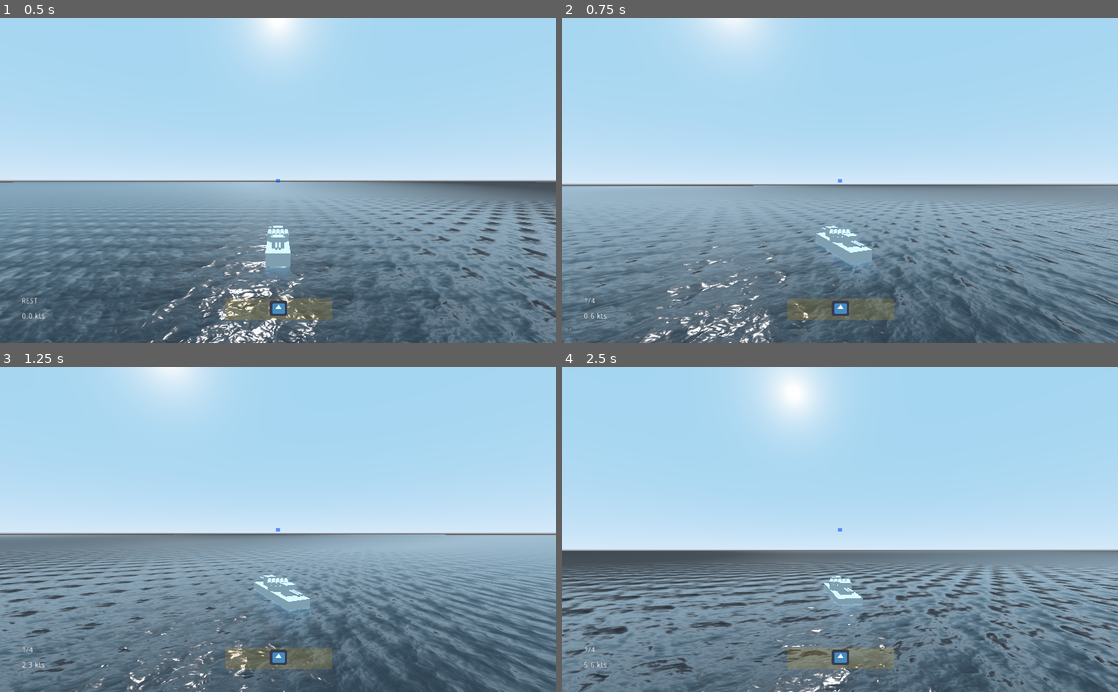
Above: before the commit, frames 1-4 (two rows, left to right).
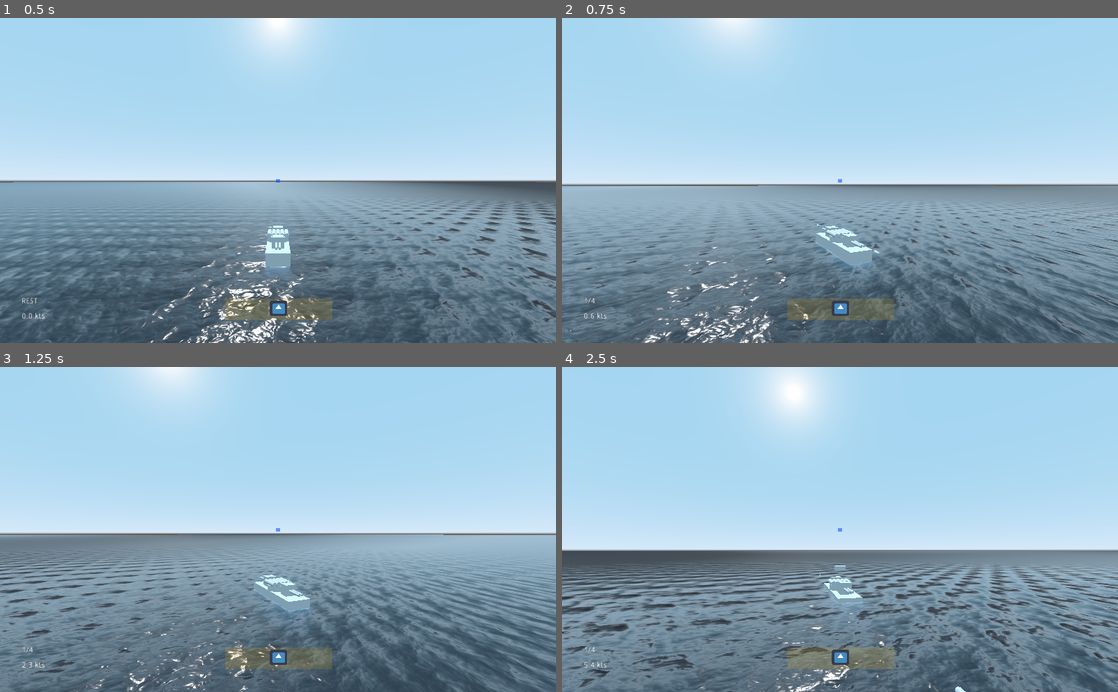
Above: after the commit, the same moments.

Repository: IndustrialDonut/IWARSHIPS
Game: Godot game, scene res://Map.tscn
The game is run twice, just before and just after one commit, with the same random seed, the same clock (stepped at 60 frames per second) and the same inputs. The engine's default icon, where the game draws it, is replaced by a stand-in: a white triangle on a blue panel in a dark square.
Inputs (mouse positions are in pixels of both pictures, inside the frame that each line leads up to):
- Up to frame 1 (0.5 s): no input
- Up to frame 2 (0.75 s): move the mouse to (867, 180) at 0.52 s; hold W (forward) from 0.53 s (still down); click (867, 180) at 0.6 s
- Up to frame 3 (1.25 s): keep holding W (forward)
- Up to frame 4 (2.5 s): keep holding W (forward); move the mouse to (812, 529) at 1.27 s; tap Ctrl (ctrl) at 1.35 s; click (812, 529) at 1.55 s; move the mouse to (851, 523) at 2.02 s; click (851, 523) at 2.1 s

Frame 1 is identical in both runs. In frame 2, 3.2% of the frame differs, in the area x 0-100%, y 51-100%; in frame 3, 1.9%; in frame 4, 14%, in the area x 0-100%, y 60-100%.

Commit message:
quick push

Diff:
--- a/Game/Globals/Enums.gd
+++ b/Game/Globals/Enums.gd
@@ -10,8 +10,7 @@
 
 
 enum ARM{
-	HE,
-	AP,
+	GUN,
 	TORP
 }
 
--- a/Game/ShipController.tscn
+++ b/Game/ShipController.tscn
@@ -19,10 +19,10 @@
 [node name="GH" type="Spatial" parent="."]
 
 [node name="GV" type="Spatial" parent="GH"]
-transform = Transform( 1, 0, 0, 0, 1, 0, 0, 0, 1, 0, 2, 0 )
+transform = Transform( 1, 0, 0, 0, 0.996195, 0.0871557, 0, -0.0871557, 0.996195, 0, 2, 0 )
 
 [node name="Camera" type="Camera" parent="GH/GV" groups=[
 "guncam",
 ]]
-transform = Transform( 1, 0, 0, 0, 0.996195, 0.0871557, 0, -0.0871557, 0.996195, 0, 0, 0 )
+transform = Transform( 1, 0, 0, 0, 1, 0, 0, 0, 1, 0, 0, 0 )
 far = 2698.3
--- a/Game/ShipHUD.tscn
+++ b/Game/ShipHUD.tscn
@@ -59,6 +59,18 @@
 margin_top = 11.3393
 margin_right = 40.315
 margin_bottom = 25.3393
+__meta__ = {
+"_edit_use_anchors_": false
+}
+
+[node name="tof" type="Label" parent="reticle"]
+margin_left = 55.6132
+margin_top = 10.7447
+margin_right = 95.6132
+margin_bottom = 24.7447
+__meta__ = {
+"_edit_use_anchors_": false
+}
 
 [node name="Till" type="Label" parent="."]
 anchor_top = 1.0
--- a/Game/Ships/ControlledDD.gd
+++ b/Game/Ships/ControlledDD.gd
@@ -12,7 +12,9 @@
 
 func _process(delta: float) -> void:
 	$CameraControl.global_transform.origin = $ShipRB.global_transform.origin
+
 	$Weapons.global_transform.origin = $ShipRB.global_transform.origin
+	$Weapons.rotation.y = $ShipRB.rotation.y # only rotate in the plane (vertical stabilization)
 
 
 func _on_ShipRB_HUD_data_changed(data, type) -> void:
@@ -22,3 +24,7 @@
 func _on_CameraControl_distance(dist) -> void:
 	$Weapons.set_distance(dist)
 	$HUD.set_distance(dist)
+
+
+func _on_CameraControl_targeted_point(point_global) -> void:
+	$TARGET.global_transform.origin = point_global
--- a/Game/Ships/ControlledDD.tscn
+++ b/Game/Ships/ControlledDD.tscn
@@ -7,13 +7,15 @@
 [ext_resource path="res://Ships/Weapons.gd" type="Script" id=5]
 [ext_resource path="res://ShipHUD.tscn" type="PackedScene" id=6]
 [ext_resource path="res://Ships/TorpLauncher.gd" type="Script" id=7]
-[ext_resource path="res://Ships/Guns.gd" type="Script" id=8]
+[ext_resource path="res://Ships/WeaponSlot.gd" type="Script" id=9]
 
 [sub_resource type="CylinderMesh" id=1]
 top_radius = 0.2
 bottom_radius = 0.2
 
 [sub_resource type="CylinderMesh" id=2]
+
+[sub_resource type="CubeMesh" id=3]
 
 [node name="ControlledDD" type="Spatial"]
 script = ExtResource( 4 )
@@ -25,54 +27,69 @@
 [node name="Weapons" type="Spatial" parent="."]
 script = ExtResource( 5 )
 
-[node name="Torps" type="Spatial" parent="Weapons"]
-transform = Transform( 1, 0, 0, 0, 1, 0, 0, 0, 1, 0, 1.67276, 0 )
+[node name="Slot1" type="Spatial" parent="Weapons"]
+transform = Transform( 1, 0, 0, 0, 1, 0, 0, 0, 1, 0, 1.35749, 2.36153 )
+script = ExtResource( 9 )
+
+[node name="TurretDouble2" parent="Weapons/Slot1" instance=ExtResource( 2 )]
+transform = Transform( -1, 0, -8.74228e-08, 0, 1, 0, 8.74228e-08, 0, -1, 0, 0.067301, -0.260658 )
+
+[node name="Slot2" type="Spatial" parent="Weapons"]
+transform = Transform( 1, 0, 0, 0, 1, 0, 0, 0, 1, 0, 1.63493, 0 )
+script = ExtResource( 9 )
+contained = 1
+
+[node name="Torps" type="Spatial" parent="Weapons/Slot2"]
+transform = Transform( 1, 0, 0, 0, 1, 0, 0, 0, 1, 0, 0.0378252, 0 )
 script = ExtResource( 7 )
 
-[node name="Tube1" type="MeshInstance" parent="Weapons/Torps"]
+[node name="Tube1" type="MeshInstance" parent="Weapons/Slot2/Torps"]
 transform = Transform( 1, 0, 0, 0, -4.37114e-08, 1, 0, -1, -4.37114e-08, 0, 0, 0 )
 mesh = SubResource( 1 )
 material/0 = null
 
-[node name="Tube2" type="MeshInstance" parent="Weapons/Torps"]
+[node name="Tube2" type="MeshInstance" parent="Weapons/Slot2/Torps"]
 transform = Transform( 1, 0, 0, 0, -4.37114e-08, 1, 0, -1, -4.37114e-08, -0.398493, 0, 0 )
 mesh = SubResource( 1 )
 material/0 = null
 
-[node name="Tube3" type="MeshInstance" parent="Weapons/Torps"]
+[node name="Tube3" type="MeshInstance" parent="Weapons/Slot2/Torps"]
 transform = Transform( 1, 0, 0, 0, -4.37114e-08, 1, 0, -1, -4.37114e-08, -0.805723, 0, 0 )
 mesh = SubResource( 1 )
 material/0 = null
 
-[node name="Tube4" type="MeshInstance" parent="Weapons/Torps"]
+[node name="Tube4" type="MeshInstance" parent="Weapons/Slot2/Torps"]
 transform = Transform( 1, 0, 0, 0, -4.37114e-08, 1, 0, -1, -4.37114e-08, 0.402337, 0, 0 )
 mesh = SubResource( 1 )
 material/0 = null
 
-[node name="Tube5" type="MeshInstance" parent="Weapons/Torps"]
+[node name="Tube5" type="MeshInstance" parent="Weapons/Slot2/Torps"]
 transform = Transform( 1, 0, 0, 0, -4.37114e-08, 1, 0, -1, -4.37114e-08, 0.809897, 0, 0 )
 mesh = SubResource( 1 )
 material/0 = null
 
-[node name="Mount" type="MeshInstance" parent="Weapons/Torps"]
+[node name="Mount" type="MeshInstance" parent="Weapons/Slot2/Torps"]
 transform = Transform( 1, 0, 0, 0, 1, 0, 0, 0, 1, 0, -1.18059, 0 )
 mesh = SubResource( 2 )
 material/0 = null
 
-[node name="Salvo" type="Timer" parent="Weapons/Torps"]
+[node name="Salvo" type="Timer" parent="Weapons/Slot2/Torps"]
 wait_time = 0.4
 
-[node name="Guns" type="Spatial" parent="Weapons"]
-script = ExtResource( 8 )
+[node name="Slot3" type="Spatial" parent="Weapons"]
+transform = Transform( 1, 0, 0, 0, 1, 0, 0, 0, 1, 0, 1.42765, -2.43997 )
+script = ExtResource( 9 )
 
-[node name="TurretDouble" parent="Weapons/Guns" instance=ExtResource( 2 )]
-transform = Transform( 1, 0, 0, 0, 1, 0, 0, 0, 1, 0, 1.42479, -2.00531 )
-
-[node name="TurretDouble2" parent="Weapons/Guns" instance=ExtResource( 2 )]
-transform = Transform( -1, 0, -8.74228e-08, 0, 1, 0, 8.74228e-08, 0, -1, 0, 1.42479, 2.10087 )
+[node name="TurretDouble" parent="Weapons/Slot3" instance=ExtResource( 2 )]
+transform = Transform( 1, 0, 0, 0, 1, 0, 0, 0, 1, 0, -0.00286043, 0.434656 )
 
 [node name="HUD" parent="." instance=ExtResource( 6 )]
 
+[node name="TARGET" type="MeshInstance" parent="."]
+mesh = SubResource( 3 )
+material/0 = null
+
 [connection signal="HUD_data_changed" from="ShipRB" to="." method="_on_ShipRB_HUD_data_changed"]
 [connection signal="distance" from="CameraControl" to="." method="_on_CameraControl_distance"]
-[connection signal="timeout" from="Weapons/Torps/Salvo" to="Weapons/Torps" method="_on_Salvo_timeout"]
+[connection signal="targeted_point" from="CameraControl" to="." method="_on_CameraControl_targeted_point"]
+[connection signal="timeout" from="Weapons/Slot2/Torps/Salvo" to="Weapons/Slot2/Torps" method="_on_Salvo_timeout"]
--- a/Game/Ships/Guns.gd
+++ b/Game/Ships/Guns.gd
@@ -1,25 +1 @@
 extends Spatial
-
-
-var muzzle_velocity = 800 # strictly the horizontal velocity, in m/s
-var _muzzle_velocity = muzzle_velocity * CONSTANTS.UNITS_PER_METER
-
-var _current_target_distance = 0
-
-func set_distance(dist):
-	_current_target_distance = dist
-
-
-func fire():
-	_fire_shell()
-
-
-func _fire_shell():
-	var shell = preload("res://Shell203JP.tscn").instance()
-	owner.add_child(shell)
-	shell.global_transform = global_transform
-	shell.linear_velocity = _muzzle_velocity * -shell.global_transform.basis.z
-	var h_time_half = (_current_target_distance / _muzzle_velocity) / 2.0
-	var v0 = h_time_half * 9.8
-
-	shell.linear_velocity.y += v0
--- a/Game/Ships/HUD.gd
+++ b/Game/Ships/HUD.gd
@@ -18,6 +18,7 @@
 
 		$reticle/range.text = Helper.decimal_place_string(a, 2) + " km"
 
+		$reticle/tof.text = "(not fully implemented) " + Helper.decimal_place_string(a / 0.8, 2) + " s" # if shell speed is 800m/s
 	else:
 
 		$reticle/range.text = ""
--- a/Game/Ships/ShipController.gd
+++ b/Game/Ships/ShipController.gd
@@ -1,12 +1,12 @@
 extends Spatial
 
-## Much more accurately named camera controller
+## Much more accurately named Camera Controller
 
-export var vertical_cam_speed := 0.1
+export var vertical_cam_speed := 0.08
 
 export var mouse_sens := 0.008
 
-export var max_range = 1000
+export var max_range := 1000.0
 
 onready var _max_h = tan(deg2rad(5)) * max_range # 5 is the value IN the gun camera
 
@@ -16,6 +16,7 @@
 
 signal distance(dist)
 
+signal targeted_point(point_global)
 
 func _input(event: InputEvent) -> void:
 	if event is InputEventMouseMotion:
@@ -62,17 +63,26 @@
 
 
 func _target_point() -> void:
-	var cam_point = $GH/GV/Camera.global_transform.origin
+
+	var cam = $GH/GV/Camera if $GH/GV/Camera.current else $H/V/Camera
+
+	var cam_angle = (-cam.global_transform.basis.z).angle_to(Vector3.UP) - deg2rad(90)
+
+	var cam_point = cam.global_transform.origin
 
 	var cam_point_flat = cam_point
 	cam_point_flat.y = 0
 
-	var d = 1.0 / (tan(abs($GH/GV/Camera.rotation.x)) / cam_point.y)
+	if cam_angle != 0:
 
-	var dir = -$GH/GV/Camera.global_transform.basis.z
-	dir.y = 0
-	dir = dir.normalized()
+		var d = 1.0 / (tan(abs(cam_angle)) / cam_point.y)
 
-	var world_target = dir * d + cam_point_flat
+		emit_signal("distance", d)
 
-	emit_signal("distance", d)
+		var dir = -cam.global_transform.basis.z
+		dir.y = 0
+		dir = dir.normalized()
+
+		var world_target = dir * d + cam_point_flat
+
+		emit_signal("targeted_point", world_target)
--- /dev/null
+++ b/Game/Ships/WeaponSlot.gd
@@ -0,0 +1,7 @@
+extends Spatial
+
+export(ENUMS.ARM) var contained = ENUMS.ARM.GUN
+
+
+func fire():
+	get_child(0).fire()
--- a/Game/Ships/Weapons.gd
+++ b/Game/Ships/Weapons.gd
@@ -5,7 +5,8 @@
 
 
 func set_distance(dist) -> void:
-	$Guns.set_distance(dist)
+	pass
+	#$Guns.set_distance(dist)
 
 
 func _process(delta: float) -> void:
@@ -18,19 +19,19 @@
 
 
 	# ROTATE TORP LAUNCHER TO AIM POINT
-	var cam = get_viewport().get_camera()
-	var cam_forward = - cam.global_transform.basis.z * 1000
-	cam_forward.y = 0
-	cam_forward += global_transform.origin
-
-	var rot_dir = (-$Torps.global_transform.basis.z).cross(cam_forward)
-	rot_dir = rot_dir.y
-	if is_zero_approx(rot_dir):
-		pass
-	elif rot_dir > 0:
-		$Torps.rotate(Vector3.UP, delta * 2)
-	else:
-		$Torps.rotate(- Vector3.UP, delta * 2)
+#	var cam = get_viewport().get_camera()
+#	var cam_forward = - cam.global_transform.basis.z * 1000
+#	cam_forward.y = 0
+#	cam_forward += global_transform.origin
+#
+#	var rot_dir = (-$Torps.global_transform.basis.z).cross(cam_forward)
+#	rot_dir = rot_dir.y
+#	if is_zero_approx(rot_dir):
+#		pass
+#	elif rot_dir > 0:
+#		$Torps.rotate(Vector3.UP, delta * 2)
+#	else:
+#		$Torps.rotate(- Vector3.UP, delta * 2)
 
 
 func _select(weapon_enum : int):
@@ -40,7 +41,11 @@
 func _fire() -> void:
 
 	if selected_weapon == ENUMS.ARM.TORP:
-		$Torps.fire()
+		for child in get_children():
+			if child.contained == ENUMS.ARM.TORP:
+				child.fire()
 
 	else:
-		$Guns.fire()
+		for child in get_children():
+			if child.contained == ENUMS.ARM.GUN:
+				child.fire()
--- a/Game/TurretBase.gd
+++ b/Game/TurretBase.gd
@@ -42,3 +42,44 @@
 func _on_Timer_timeout():
 	for gun in $Horizontal/Vertical.get_children():
 		gun.loaded = true
+
+
+
+
+
+
+
+
+
+
+
+
+
+
+
+
+
+
+
+var muzzle_velocity = 800 # strictly the horizontal velocity, in m/s
+var _muzzle_velocity = muzzle_velocity * CONSTANTS.UNITS_PER_METER
+
+var _current_target_distance = 0
+
+func set_distance(dist):
+	_current_target_distance = dist
+
+
+func fire():
+	_fire_shell()
+
+
+func _fire_shell():
+	var shell = preload("res://Shell203JP.tscn").instance()
+	owner.add_child(shell)
+	shell.global_transform = global_transform
+	shell.linear_velocity = _muzzle_velocity * -shell.global_transform.basis.z
+	var h_time_half = (_current_target_distance / _muzzle_velocity) / 2.0
+	var v0 = h_time_half * 9.8 #* CONSTANTS.UNITS_PER_METER
+
+	shell.linear_velocity.y += v0
Not shown: 1 places in Game/Ships/ControlledDD.tscn that only renumber resources
Not shown: 2 places in Game/Ships/ShipBase.tscn that only renumber resources
